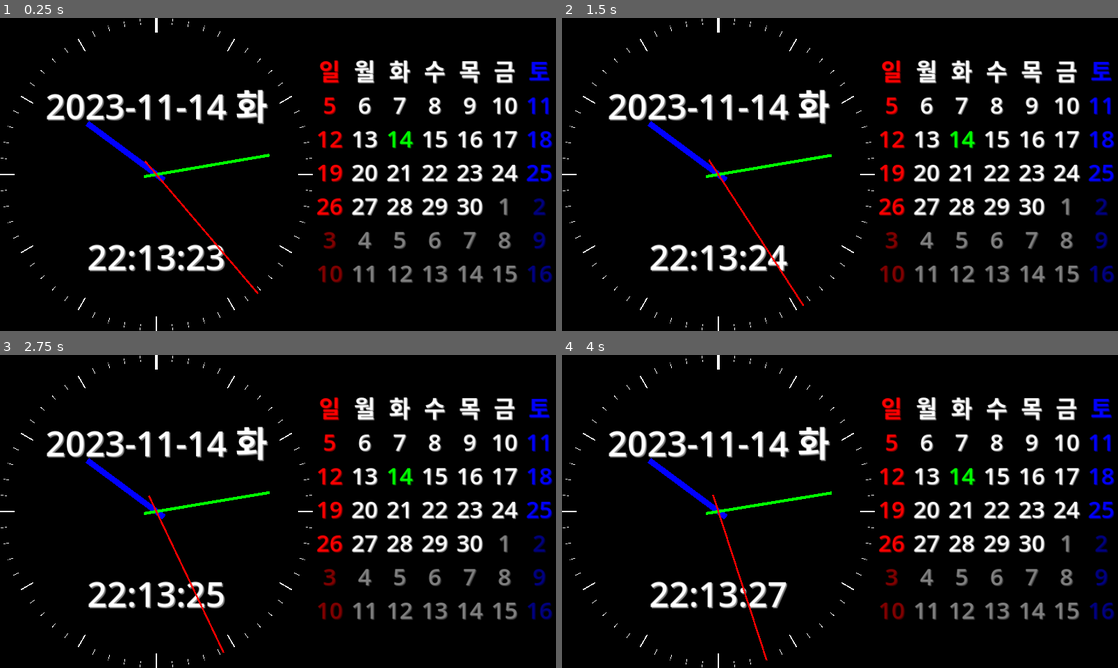
Above: before the commit, frames 1-4 (two rows, left to right).
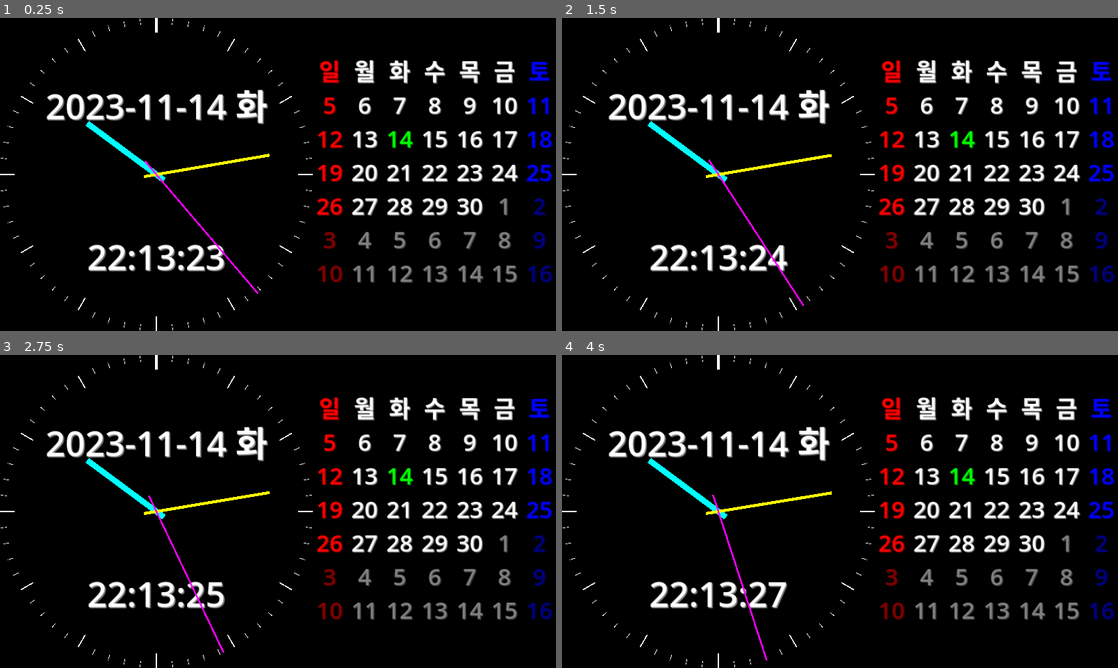
Above: after the commit, the same moments.

Repository: kasworld/gd4analogclockcal
Game: Godot game, scene res://main.tscn
Two runs of this game, one before a commit and one after it. Both use one fixed random seed, a clock stepped at 60 frames per second and the inputs below.
Inputs:
- Up to frame 1 (0.25 s): no input
- Up to frame 2 (1.5 s): no input
- Up to frame 3 (2.75 s): no input
- Up to frame 4 (4 s): no input

The runs differ from the first frame. In frame 1, 0.7% of the frame differs, in the area x 15-49%, y 32-89%; in frame 2, 0.7%; in frame 3, 0.7%; in frame 4, 0.7%, in the area x 15-49%, y 32-98%.

Commit message:
clock hand info to dict

Diff:
--- a/analog_clock.gd
+++ b/analog_clock.gd
@@ -8,15 +8,16 @@
 	cr.pivot_offset = Vector2(w/2,540) #- Vector2(540,540)
 	return cr
 
-func clock_hand(w,l,co)->ColorRect:
+func clock_hand(dict :Dictionary)->ColorRect:
 	var cr = ColorRect.new()
-	cr.color = co
+	cr.color = dict.color
 	cr.anchors_preset = Control.PRESET_CENTER_BOTTOM
-	cr.size = Vector2(w, l)
-	cr.position = Vector2(-w/2, -l/10)
+	cr.size = Vector2(dict.width, dict.height)
+	cr.position = Vector2(-dict.width/2, -dict.height/10)
 	cr.rotation = 0
-	cr.pivot_offset = Vector2(w/2,l/10) #- Vector2(540,540)
+	cr.pivot_offset = Vector2(dict.width/2,dict.height/10) #- Vector2(540,540)
 	return cr
+
 
 var HourHand :ColorRect
 var MinuteHand :ColorRect
@@ -39,11 +40,11 @@
 			var cr = new_clock_face(minute2rad(i), 2, 20)
 			add_child(cr)
 
-	HourHand = clock_hand(20,330, Color.BLUE)
+	HourHand = clock_hand(Global.HandDict.hour)
 	add_child(HourHand)
-	MinuteHand = clock_hand(10,440, Color.GREEN)
+	MinuteHand = clock_hand(Global.HandDict.minute)
 	add_child(MinuteHand)
-	SecondHand = clock_hand(6,600, Color.RED)
+	SecondHand = clock_hand(Global.HandDict.second)
 	add_child(SecondHand)
 
 # Called every frame. 'delta' is the elapsed time since the previous frame.
--- a/global.gd
+++ b/global.gd
@@ -11,6 +11,24 @@
 	Color.BLUE,  # saturday
 ]
 
+const HandDict = {
+	"hour" : {
+		"color" :Color.CYAN,
+		"width" : 20,
+		"height" : 330,
+	},
+	"minute" : {
+		"color" :Color.YELLOW,
+		"width" : 10,
+		"height" : 440,
+	},
+	"second" : {
+		"color" :Color.MAGENTA,
+		"width" : 6,
+		"height" : 600,
+	}
+}
+
 func set_font_shadow_darken(o, fontcolor :Color,offset):
 	o.add_theme_color_override("font_color", fontcolor )
 	o.add_theme_color_override("font_shadow_color", fontcolor.darkened(0.5) )
